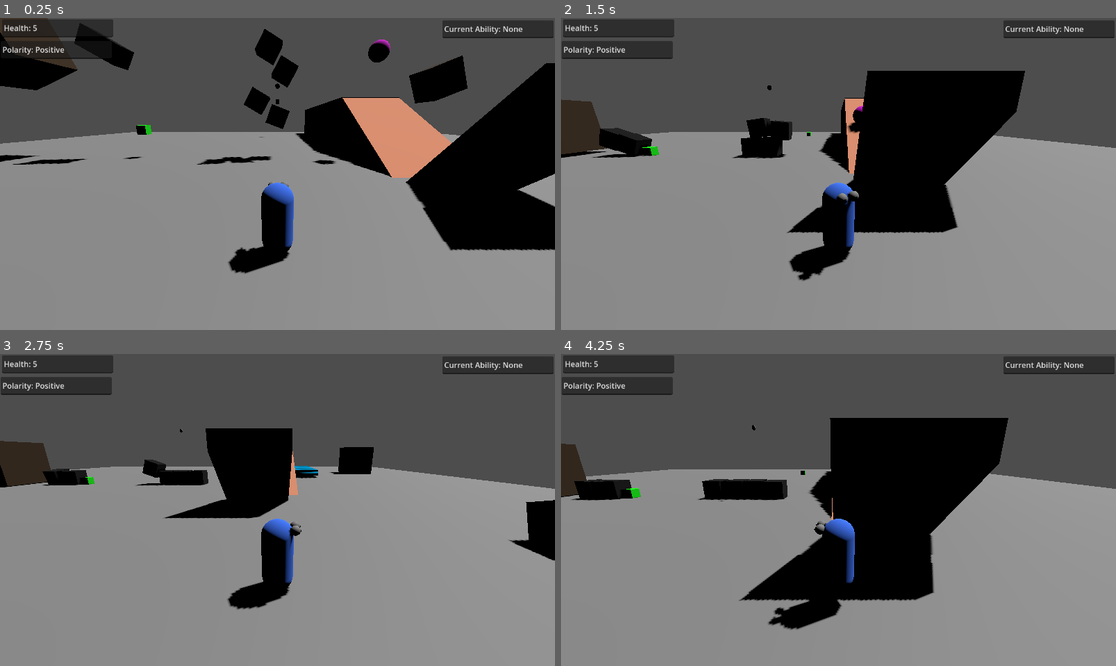
Above: before the commit, frames 1-4 (two rows, left to right).
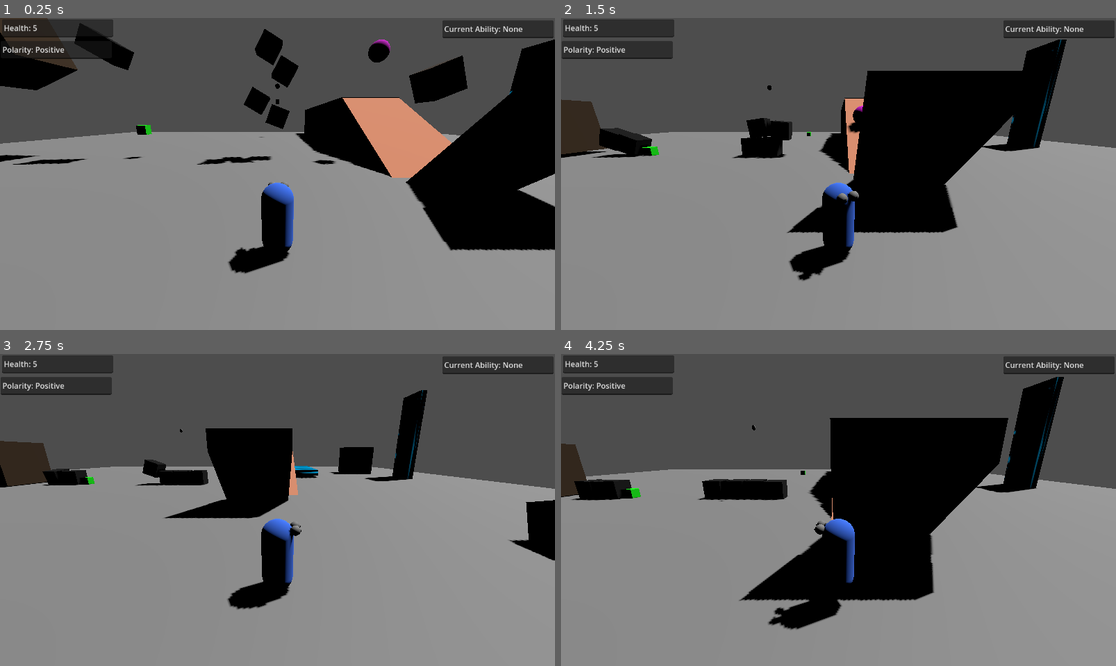
Above: after the commit, the same moments.

Repository: Harry2166/BOTW-in-Godot-and-more
Game: Godot game, scene res://Level/level_1.tscn
Same seed, same stepped clock (60 frames per second), same inputs: the game is played once before the commit and once after it.
Inputs:
- Up to frame 1 (0.25 s): no input
- Up to frame 2 (1.5 s): hold D (move_right) 0.53-1.28 s; tap Space (jump) at 0.77 s; hold Down (move_back) from 1.28 s (still down)
- Up to frame 3 (2.75 s): tap Space (jump) at 1.52 s; release Down (move_back) at 2.03 s; hold D (move_right) from 2.03 s (still down)
- Up to frame 4 (4.25 s): release D (move_right) at 2.78 s; hold W (move_forward) 2.78-3.53 s; tap Space (jump) at 3.02, 3.77 s; hold A (move_left) from 3.53 s (still down)

The runs differ from the first frame. In frame 1, 0.6% of the frame differs, in the area x 91-100%, y 6-25%; in frame 2, 2.1%; in frame 3, 1.1%; in frame 4, 2.3%, in the area x 74-91%, y 7-45%.

Commit message:
feat: Create a separate cryonis raycast

Diff:
--- a/Level/level_1.tscn
+++ b/Level/level_1.tscn
@@ -113,5 +113,8 @@
 [node name="CollisionShape3D" type="CollisionShape3D" parent="BlocksCube019/StaticBody3D"]
 shape = SubResource("ConcavePolygonShape3D_5dgt4")
 
-[node name="Water" parent="." instance=ExtResource("6_xib80")]
+[node name="VerticalWater" parent="." instance=ExtResource("6_xib80")]
+transform = Transform3D(-4.37114e-08, -1, -2.98023e-08, 0, 2.98023e-08, -1, 1, -4.37114e-08, -1.3027e-15, 38.3308, 7.50154, -9.47945)
+
+[node name="HorizontalWater" parent="." instance=ExtResource("6_xib80")]
 transform = Transform3D(1, 0, 0, 0, 1, 0, 0, 0, 1, 19.1654, 1.25077, -16.2388)
--- a/Objects/player.tscn
+++ b/Objects/player.tscn
@@ -166,7 +166,12 @@
 [node name="RayCast3D" type="RayCast3D" parent="SpringArm3D/Camera3D"]
 transform = Transform3D(1, 0, 0, 0, 0.987689, -0.156435, 0, 0.156435, 0.987689, 0, 0.424681, -6.66954)
 target_position = Vector3(0, -1, -20)
-collision_mask = 38
+collision_mask = 6
+
+[node name="Cryonis" type="RayCast3D" parent="SpringArm3D/Camera3D"]
+transform = Transform3D(1, 0, 0, 0, 0.987689, -0.156435, 0, 0.156435, 0.987689, 0, 0.424681, -6.66954)
+target_position = Vector3(0, -1, -20)
+collision_mask = 32
 
 [node name="WhereWoodGoes" type="Area3D" parent="SpringArm3D/Camera3D"]
 transform = Transform3D(1, 0, 0, 0, 1, 0, 0, 0, 1, 0, 7.16216, -25.1434)
--- a/Scripts/ice.gd
+++ b/Scripts/ice.gd
@@ -2,7 +2,10 @@
 @onready var player = $"./../Player"
 # Called every frame. 'delta' is the elapsed time since the previous frame.
 
+func _ready():
+	freeze = true
+
 func _process(delta):
-	if player.ice_ice_tubig and Input.is_action_just_pressed("cancel") and player.aim_ray.get_collider() == self:
+	if player.ice_ice_tubig and Input.is_action_just_pressed("cancel") and player.cryonis_aim_ray.get_collider() == self:
 		player.cryo_blocks -= 1
 		queue_free()
--- a/Scripts/player.gd
+++ b/Scripts/player.gd
@@ -35,6 +35,7 @@
 @onready var ability_text = $Ability
 @onready var health_text = $Health
 @onready var aim_ray = $SpringArm3D/Camera3D/RayCast3D
+@onready var cryonis_aim_ray = $SpringArm3D/Camera3D/Cryonis
 @onready var magnet_collision = $MagneticArea/MagneticCollisionShape
 @onready var magnet_collision_shape1 = $MagneticArea/MeshInstance3D
 @onready var polarity_text = $Polarity
@@ -204,14 +205,16 @@
 			if Input.is_action_pressed("A") and stopped_objs == 1:
 				aim_ray.get_collider().get_stopped()
 				stopped_objs -= 1
-		if ice_ice_tubig and aim_ray.get_collider() is StaticBody3D:
+
+	if cryonis_aim_ray.is_colliding():
+		if ice_ice_tubig and cryonis_aim_ray.get_collider() is StaticBody3D:
 			extra_crosshair.visible = true
 			if Input.is_action_just_pressed("A") and cryo_blocks < 3:
 				cryonis_block_instance = cryonis_block.instantiate()
-				cryonis_block_instance.set_position(aim_ray.get_collision_point())
+				cryonis_block_instance.set_position(cryonis_aim_ray.get_collision_point())
 				cryo_blocks += 1
 				level.add_child(cryonis_block_instance)
-		if ice_ice_tubig and aim_ray.get_collider() is RigidBody3D:
+		if ice_ice_tubig and cryonis_aim_ray.get_collider() is RigidBody3D:
 			extra_crosshair.visible = true
 	else:
 		extra_crosshair.visible = false
